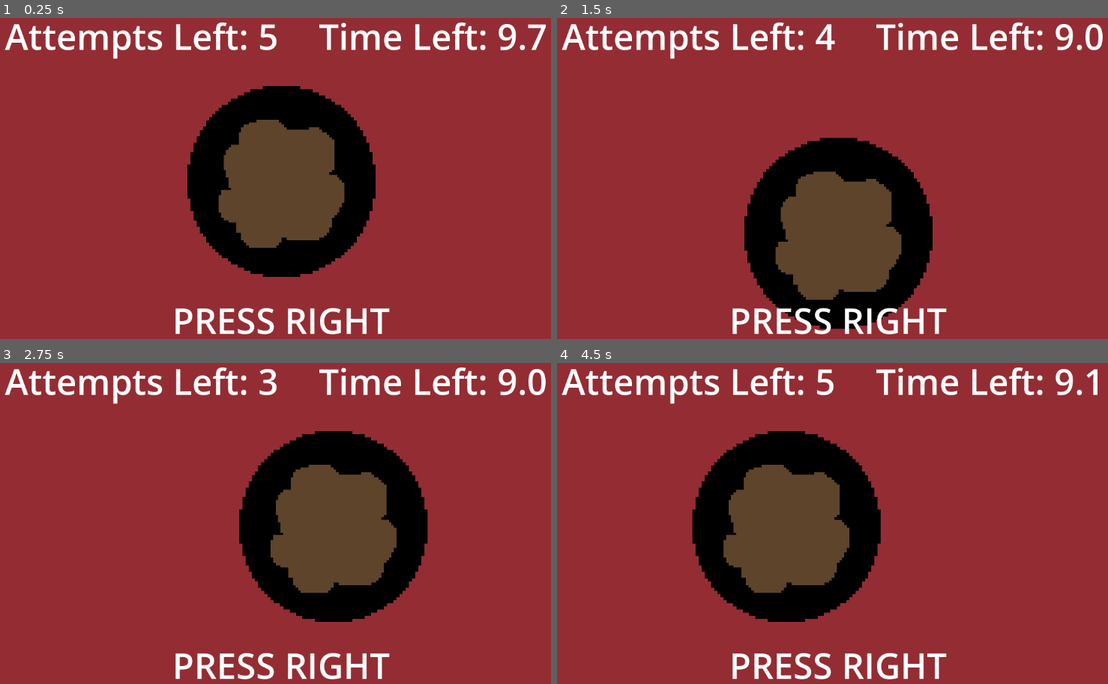
Above: before the commit, frames 1-4 (two rows, left to right).
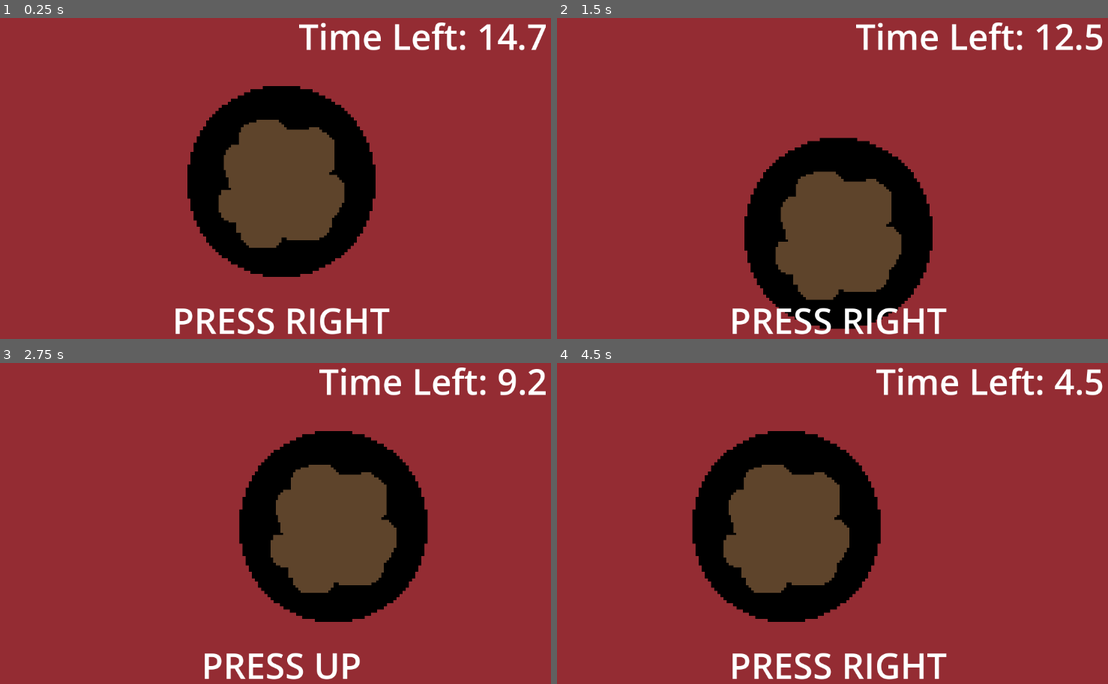
Above: after the commit, the same moments.

Repository: SamFrancis084/OldGoldGBGame
Game: Godot game, scene res://Scenes/test_scene.tscn
Two runs of this game, one before a commit and one after it. Both use one fixed random seed, a clock stepped at 60 frames per second and the inputs below.
Inputs:
- Up to frame 1 (0.25 s): no input
- Up to frame 2 (1.5 s): hold D (Right) 0.53-1.28 s; hold S (Down) from 1.28 s (still down)
- Up to frame 3 (2.75 s): tap Enter at 2 s; release S (Down) at 2.03 s; hold D (Right) from 2.03 s (still down)
- Up to frame 4 (4.5 s): tap Space at 2.75 s; release D (Right) at 2.78 s; hold W (Up) 2.78-3.53 s; hold A (Left) from 3.53 s (still down)

The runs differ from the first frame. In frame 1, 3.1% of the frame differs, in the area x 0-96%, y 1-13%; in frame 2, 3.1%; in frame 3, 3.4%, in the area x 0-100%, y 1-99%; in frame 4, 1.9%.
Error before the commit: Invalid call. Nonexistent function 'PlayClip' in base 'Nil'. (res://Scripts/Panner.gd:104)

Commit message:
Songs and autoloads

Diff:
--- /dev/null
+++ b/old-gold-game/Assets/Items/TestItem.tres
@@ -0,0 +1,10 @@
+[gd_resource type="Resource" script_class="Item" format=3 uid="uid://ci5tib8m7llp6"]
+
+[ext_resource type="Script" uid="uid://ct4stocjou76b" path="res://Scripts/Item.gd" id="1_m3yto"]
+[ext_resource type="Texture2D" uid="uid://bl4hrkxoxsy0j" path="res://Assets/Sprites/GoldDuck.png" id="2_4xs6r"]
+
+[resource]
+script = ExtResource("1_m3yto")
+item_name = "Golden Duck"
+sprite = ExtResource("2_4xs6r")
+metadata/_custom_type_script = "uid://ct4stocjou76b"
--- /dev/null
+++ b/old-gold-game/Scenes/item_holder.tscn
@@ -0,0 +1,6 @@
+[gd_scene format=3 uid="uid://jabx7ccopf3c"]
+
+[ext_resource type="Script" uid="uid://bb3rpe5hj1ani" path="res://Scripts/item_holder.gd" id="1_w482a"]
+
+[node name="ItemHolder" type="Node" unique_id=1263430781]
+script = ExtResource("1_w482a")
--- /dev/null
+++ b/old-gold-game/Scenes/music_manager.tscn
@@ -0,0 +1,10 @@
+[gd_scene format=3 uid="uid://bydgyakpcx7og"]
+
+[ext_resource type="Script" uid="uid://cdb1x17xejb4e" path="res://Scripts/music_manager.gd" id="1_760hw"]
+[ext_resource type="AudioStream" uid="uid://df5ceotljnrof" path="res://Assets/Audio/slow_cowboy.mp3" id="2_sdmu8"]
+[ext_resource type="AudioStream" uid="uid://dgvmvmg4geksg" path="res://Assets/Audio/fast_cowboy2.mp3" id="3_b40f5"]
+
+[node name="MusicManager" type="AudioStreamPlayer" unique_id=1689053142]
+script = ExtResource("1_760hw")
+slow_song = ExtResource("2_sdmu8")
+fast_song = ExtResource("3_b40f5")
--- a/old-gold-game/Scenes/test_scene.tscn
+++ b/old-gold-game/Scenes/test_scene.tscn
@@ -120,6 +120,7 @@
 [node name="TestScene" type="Node2D" unique_id=1618907069 node_paths=PackedStringArray("victory_screen")]
 script = ExtResource("1_hb2xm")
 victory_screen = NodePath("CanvasLayer/VictoryControl")
+max_time = 15.0
 sift_stream = ExtResource("2_ak5v8")
 timer_stream = ExtResource("3_x033f")
 
@@ -169,14 +170,6 @@
 theme_override_font_sizes/font_size = 68
 text = "PRESS UP"
 horizontal_alignment = 1
-
-[node name="AttemptLabel" type="Label" parent="CanvasLayer/Control" unique_id=856022922]
-layout_mode = 1
-offset_left = 44.0
-offset_right = 854.0
-offset_bottom = 161.0
-theme_override_font_sizes/font_size = 68
-text = "Attempts Left: 5"
 
 [node name="TimeLeft" type="Label" parent="CanvasLayer/Control" unique_id=1445693954]
 layout_mode = 1
--- /dev/null
+++ b/old-gold-game/Scripts/Item.gd
@@ -0,0 +1,5 @@
+class_name Item
+extends Resource
+
+@export var item_name : String = ""
+@export var sprite : Texture2D
--- a/old-gold-game/Scripts/Panner.gd
+++ b/old-gold-game/Scripts/Panner.gd
@@ -8,7 +8,6 @@
 @onready var dirt_sprite = $PanSprite/DirtSprite
 
 @onready var label : Label = $CanvasLayer/Control/Label
-@onready var attempt_label = $CanvasLayer/Control/AttemptLabel
 @onready var time_left = $CanvasLayer/Control/TimeLeft
 
 
@@ -23,10 +22,9 @@
 @export var victory_screen : Control
 
 @export_category("Lose State")
-@export var max_wrong_attempts : int = 5
 @export var max_time : float = 10.0
+@export var wrong_attempt_penalty : float = 1.0 # seconds
 var timer : float
-var wrong_attempts : int = 0
 var has_lost : bool = false
 
 var move_input : Vector2 = Vector2.ZERO
@@ -44,6 +42,8 @@
 	get_random_button()
 	max_frames = dirt_sprite.hframes * dirt_sprite.vframes
 
+	if MusicManager.playing_fast == false: MusicManager.play_fast_song()
+
 func get_random_button():
 	desired_button = av_buttons.values().pick_random()
 
@@ -56,12 +56,11 @@
 	move_input = Input.get_vector("Left", "Right", "Up", "Down")
 	pan_sprite.global_position = move_input * offset_dist
 
-	attempt_label.text = "Attempts Left: " + str(max_wrong_attempts - wrong_attempts)
 
 	#for ticking
 	tick_timer += delta
 	if tick_timer >= interval:
-		AudioTools.PlayClip(timer_stream)
+		if AudioTools: AudioTools.PlayClip(timer_stream)
 		tick_timer = 0.0
 
 	timer -= delta
@@ -96,12 +95,12 @@
 
 		else: #you pressed the wrong button
 			print("You pressed the wrong thang bucko")
-			wrong_attempts += 1
-			if wrong_attempts >= max_wrong_attempts:
+			timer -= wrong_attempt_penalty
+			if timer <= 0.0:
 				lose()
 				has_lost = true
 
-		if sift_stream: AudioTools.PlayClip(sift_stream, 0.0, 1.0, true)
+		if sift_stream and AudioTools: AudioTools.PlayClip(sift_stream, 0.0, 1.0, true)
 		get_random_button()
 
 func button_tracker():
@@ -124,6 +123,7 @@
 
 
 func win():
+	MusicManager.play_slow_song()
 	if victory_screen: victory_screen.visible = true
 
 func lose():
--- /dev/null
+++ b/old-gold-game/Scripts/item_holder.gd
@@ -0,0 +1,15 @@
+extends Node
+
+@export var item_list : Array[Item]
+
+func give_item(index : int) -> Item:
+	if item_list.size() > 0 and item_list.get(index):
+		return item_list[index]
+	else:
+		print_debug("Index not in item list")
+		return
+
+func give_random_item() -> Item:
+	if item_list.size() <= 0: return
+
+	return item_list[randi_range(0, item_list.size())]
--- /dev/null
+++ b/old-gold-game/Scripts/music_manager.gd
@@ -0,0 +1,30 @@
+extends AudioStreamPlayer
+
+@export var slow_song : AudioStream
+@export var fast_song : AudioStream
+
+var playing_slow : bool = false
+var playing_fast : bool = false
+
+
+
+func play_slow_song():
+	stop()
+	stream = slow_song
+	play()
+
+	playing_slow = true
+	playing_fast = false
+
+func play_fast_song():
+	stop()
+	stream = fast_song
+	play()
+
+	playing_fast = true
+	playing_slow = false
+
+func player_song(song: AudioStream):
+	stop()
+	stream = song
+	play()
--- a/old-gold-game/project.godot
+++ b/old-gold-game/project.godot
@@ -17,7 +17,9 @@
 
 [autoload]
 
-AudioTools="*uid://dkin74l1ulm0b"
+AudioTools="*uid://b88n6jrqkofqc"
+ItemHolder="*uid://jabx7ccopf3c"
+MusicManager="*uid://bydgyakpcx7og"
 
 [input]
 
Not shown, added: old-gold-game/Assets/Audio/fast_cowboy2.mp3.import
Not shown, changed: old-gold-game/Assets/Audio/slow_cowboy.mp3.import
Not shown: 1 places in old-gold-game/Scenes/test_scene.tscn that only renumber resources
Not shown, added: old-gold-game/Scripts/Item.gd.uid
Not shown, added: old-gold-game/Scripts/item_holder.gd.uid
Not shown, added: old-gold-game/Scripts/music_manager.gd.uid
Not shown, added: old-gold-game/Assets/Audio/fast_cowboy2.mp3
